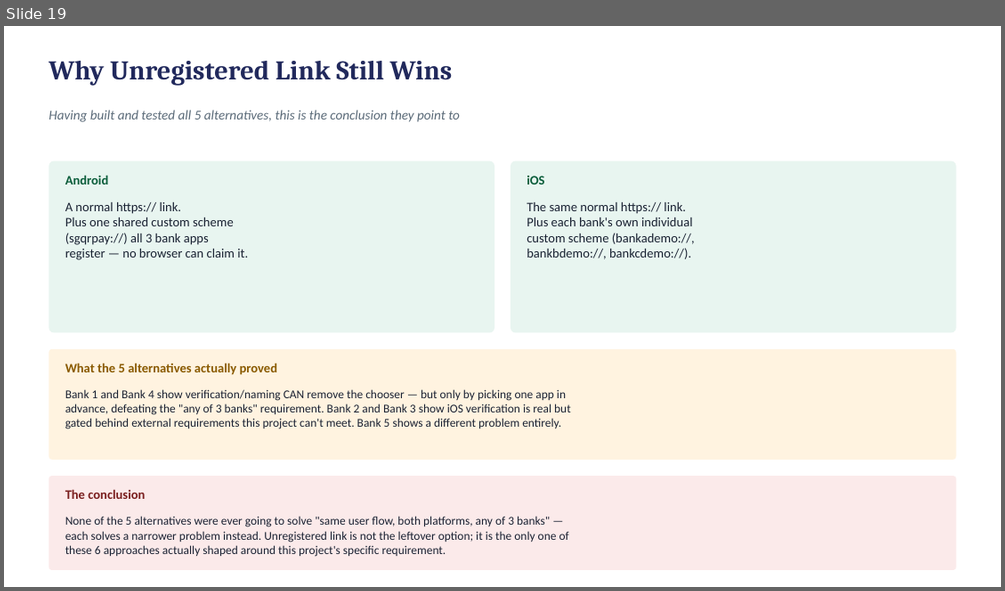
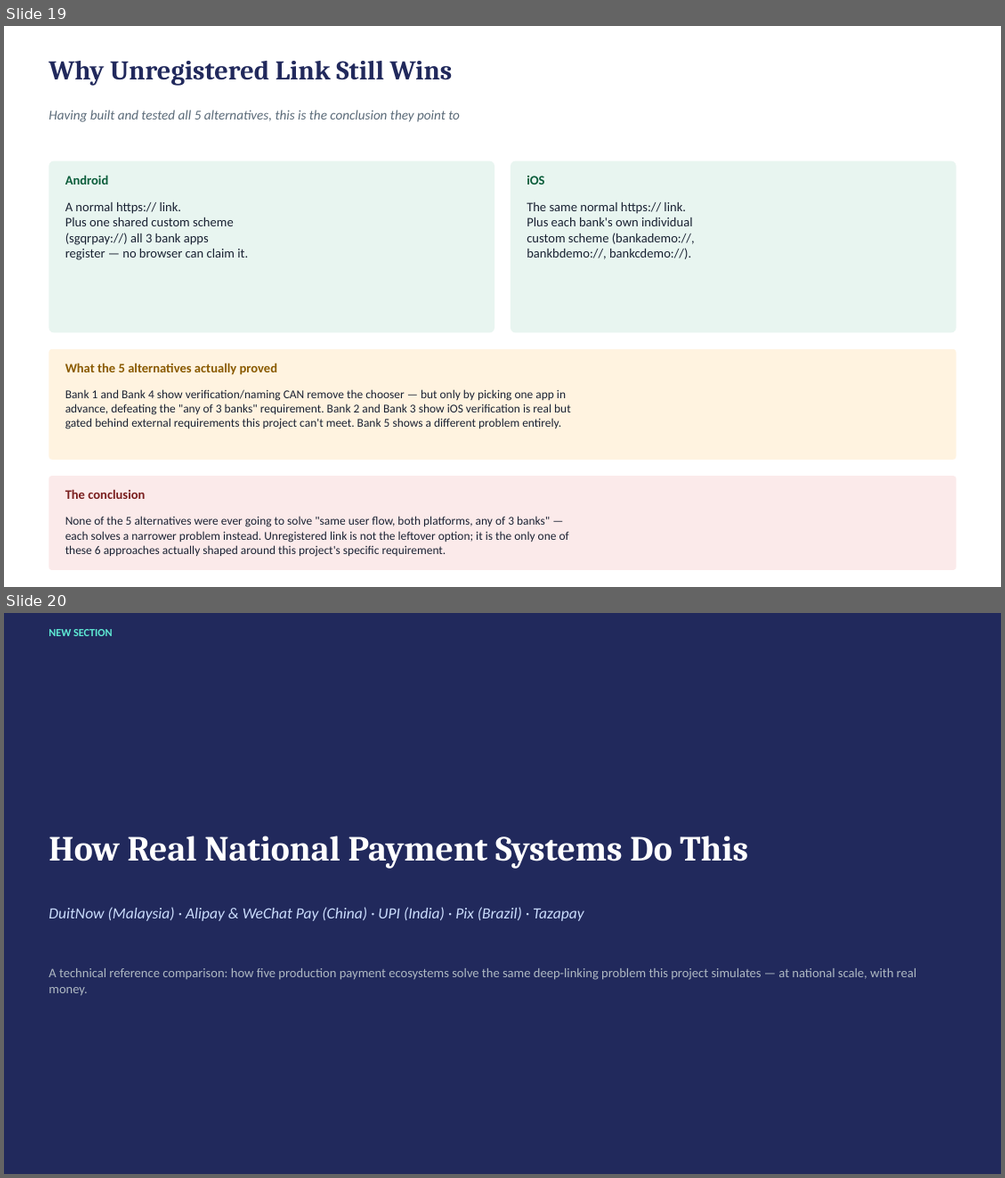
Before and after one commit to deandrehaijielim-commits/sgqr-deep-link-demo, a slide deck: SGQR_Deep_Linking_Simulation.pptx. Shown one above the other, each under a label of ours: slide 19 before the commit, slides 19 and 20 after it. The pictures are 1005x591 and 1005x1178 pixels, drawn with LibreOffice and Linux fonts; fonts in the diff are those of the drawing. Boxes give left, top, right and bottom in pixels: in the first picture for what was removed or moved away, otherwise in the second. Text is boxed around its words. In the diff, an @@ line names an element or a change of style, - is before the commit and + after.

Commit message:
Add 33-slide technical reference section on real-world national payment systems
Sourced from the uploaded report: DuitNow (Malaysia), Alipay+WeChat (China), UPI
(India, incl. UPI Meta policy watch), Pix (Brazil), and Tazapay, plus a
cross-system comparison, security considerations, recommendations, and caveats.
Highlights direct parallels to this project's own methods (UPI's Intent.createChooser
= Bank chooser flow, setPackage() = Bank 4, Pix's rejected pix:// scheme = the
unregistered-link conclusion).

```diff
--- a/SGQR_Deep_Linking_Simulation.pptx
+++ b/SGQR_Deep_Linking_Simulation.pptx
@@ slide 20 added at bbox=[4, 613, 1001, 1174], background #21295C @@
@@ text added at bbox=[48, 629, 113, 636], 10.5 pt, text #5EEAD4, bold @@
+NEW SECTION
@@ text added at bbox=[48, 835, 748, 868], 34 pt, text #FFFFFF, bold @@
+How Real National Payment Systems Do This
@@ text added at bbox=[48, 907, 583, 921], 15 pt, text #CADCFC, italic @@
+DuitNow (Malaysia) · Alipay & WeChat Pay (China) · UPI (India) · Pix (Brazil) · Tazapay
@@ text added at bbox=[48, 968, 916, 996], 12.5 pt, text #AEB8C2 @@
+A technical reference comparison: how five production payment ecosystems solve the same deep-linking problem this project simulates — at national scale, with real money.
```
Also in this commit, not shown: 32 other slides added.
